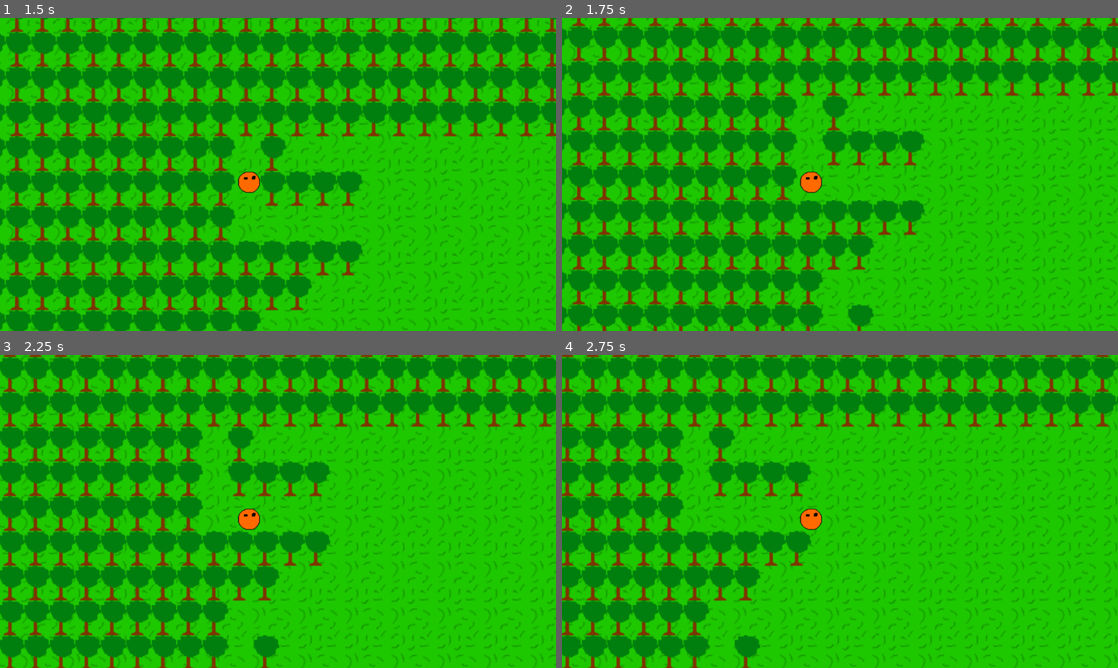
Above: before the commit, frames 1-4 (two rows, left to right).
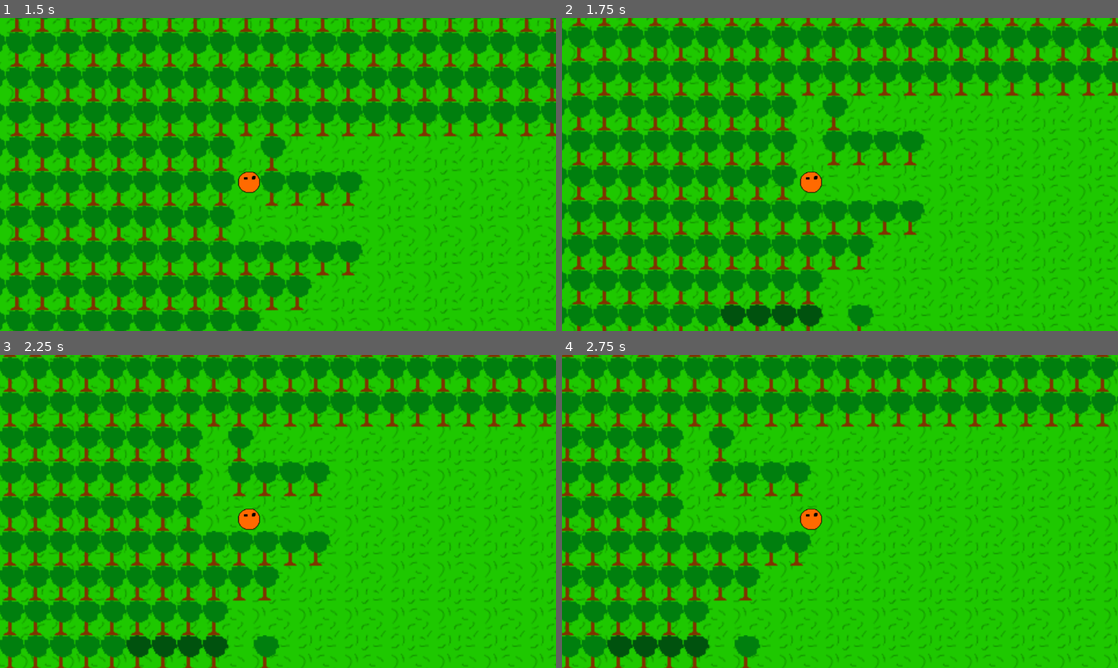
Above: after the commit, the same moments.

Repository: YCaTGameRT/SABox_World
Game: Godot game, scene res://sceneI.tscn
The game is run twice, just before and just after one commit, with the same random seed, the same clock (stepped at 60 frames per second) and the same inputs.
Inputs:
- Up to frame 1 (1.5 s): tap Enter at 0.5 s; hold D (movement_right) 0.53-1.28 s; tap Space at 1.25 s; hold S (movement_down) from 1.28 s (still down)
- Up to frame 2 (1.75 s): keep holding S (movement_down)
- Up to frame 3 (2.25 s): release S (movement_down) at 2.03 s; hold D (movement_right) from 2.03 s (still down)
- Up to frame 4 (2.75 s): keep holding D (movement_right)

Frame 1 is identical in both runs. In frame 2, 1.0% of the frame differs, in the area x 28-47%, y 91-99%; in frame 3, 0.9%; in frame 4, 0.9%.

Commit message:
new oak's

Diff:
--- a/Saves/INVISDUB.tscn
+++ b/Saves/INVISDUB.tscn
@@ -1,6 +1,6 @@
 [gd_scene load_steps=3 format=3 uid="uid://cymo1d4ee5a7f"]
 
-[ext_resource type="Texture2D" uid="uid://dtpcbhbcq25d2" path="res://Sprites/DUBOK.png" id="1_g3r8v"]
+[ext_resource type="Texture2D" uid="uid://cmciii0nu2obl" path="res://Sprites/INVISEDUB.png" id="1_6gx72"]
 
 [sub_resource type="RectangleShape2D" id="RectangleShape2D_6qia0"]
 size = Vector2(22, 30)
@@ -9,7 +9,7 @@
 
 [node name="Sprite2D" type="Sprite2D" parent="."]
 position = Vector2(16, 16)
-texture = ExtResource("1_g3r8v")
+texture = ExtResource("1_6gx72")
 
 [node name="CollisionShape2D" type="CollisionShape2D" parent="."]
 position = Vector2(17, 15)
Binary file added: Sprites/INVISEDUB.png
Not shown, added: Sprites/INVISEDUB.png.import
